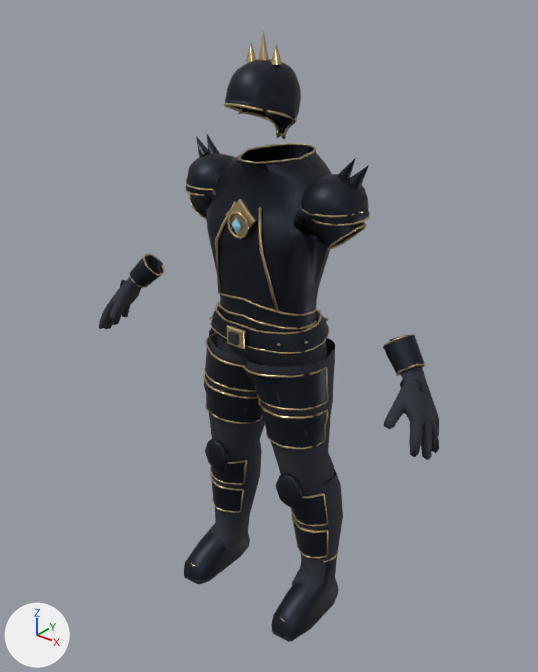
What one commit did to the glTF model assets/garments/iron-oath-regalia-v1/Wizard-low.glb.
Both versions are drawn from a 50 mm camera at (1.348, -1.723, 2.055) aimed at (-0.006, -0.03, 1.006). Every picture has the same lights, and +X, +Y and +Z are marked at lower left. The first picture is the older version.

The first picture shows 'Oath crown -1', 'Oath crown 0', 'Oath crown 1', 'Swept oath fin -1 0', 'Swept oath fin -1 1', 'Swept oath fin 1 0', 'Swept oath fin 1 1', 'iron-boots__standard__Wizard', 'iron-gauntlets__standard__Wizard', 'iron-helm__standard__Wizard', 'plate-greaves__standard__Wizard', 'plate-mail__standard__Wizard', 'plated-girdle__standard__Wizard', 'steel-pauldrons__standard__Wizard' and 2 more.
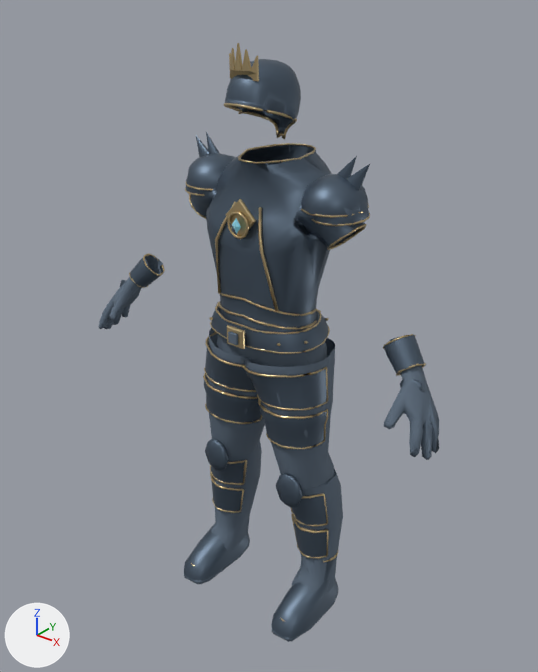
The change, as a diff of the scene's bpy script:
```diff
--- a/assets/garments/iron-oath-regalia-v1/Wizard-low.glb.py
+++ b/assets/garments/iron-oath-regalia-v1/Wizard-low.glb.py
@@ mat_standard_plate___main @@
 mat_standard_plate___main = principled_material('standard plate | main')
-mat_standard_plate___main.base_color = (0.0194, 0.0242, 0.0356)  # dark blue #262b35
+mat_standard_plate___main.base_color = (0.0999, 0.138, 0.188)  # greyish blue #596878
 mat_standard_plate___main.metallic = 0.8
@@ mat_standard_plate___main_001 @@
 mat_standard_plate___main_001 = principled_material('standard plate | main.001')
-mat_standard_plate___main_001.base_color = (0.0194, 0.0242, 0.0356)  # dark blue #262b35
+mat_standard_plate___main_001.base_color = (0.0999, 0.138, 0.188)  # greyish blue #596878
 mat_standard_plate___main_001.metallic = 0.8
@@ mat_undersuit_charcoal @@
 mat_undersuit_charcoal = principled_material('Undersuit charcoal')
-mat_undersuit_charcoal.base_color = (0.0194, 0.0242, 0.0356)  # dark blue #262b35
+mat_undersuit_charcoal.base_color = (0.0999, 0.138, 0.188)  # greyish blue #596878
 mat_undersuit_charcoal.roughness = 0.86
@@ mat_standard_plate___main_002 @@
 mat_standard_plate___main_002 = principled_material('standard plate | main.002')
-mat_standard_plate___main_002.base_color = (0.0194, 0.0242, 0.0356)  # dark blue #262b35
+mat_standard_plate___main_002.base_color = (0.0999, 0.138, 0.188)  # greyish blue #596878
 mat_standard_plate___main_002.metallic = 0.8
@@ mat_standard_plate___main_003 @@
 mat_standard_plate___main_003 = principled_material('standard plate | main.003')
-mat_standard_plate___main_003.base_color = (0.0194, 0.0242, 0.0356)  # dark blue #262b35
+mat_standard_plate___main_003.base_color = (0.0999, 0.138, 0.188)  # greyish blue #596878
 mat_standard_plate___main_003.metallic = 0.8
@@ mat_undersuit_charcoal_002 @@
 mat_undersuit_charcoal_002 = principled_material('Undersuit charcoal.002')
-mat_undersuit_charcoal_002.base_color = (0.0194, 0.0242, 0.0356)  # dark blue #262b35
+mat_undersuit_charcoal_002.base_color = (0.0999, 0.138, 0.188)  # greyish blue #596878
 mat_undersuit_charcoal_002.roughness = 0.86
@@ mat_standard_plate___main_004 @@
 mat_standard_plate___main_004 = principled_material('standard plate | main.004')
-mat_standard_plate___main_004.base_color = (0.0194, 0.0242, 0.0356)  # dark blue #262b35
+mat_standard_plate___main_004.base_color = (0.0999, 0.138, 0.188)  # greyish blue #596878
 mat_standard_plate___main_004.metallic = 0.8
@@ mat_standard_plate___main_005 @@
 mat_standard_plate___main_005 = principled_material('standard plate | main.005')
-mat_standard_plate___main_005.base_color = (0.0194, 0.0242, 0.0356)  # dark blue #262b35
+mat_standard_plate___main_005.base_color = (0.0999, 0.138, 0.188)  # greyish blue #596878
 mat_standard_plate___main_005.metallic = 0.8
@@ mat_standard_plate___main_006 @@
 mat_standard_plate___main_006 = principled_material('standard plate | main.006')
-mat_standard_plate___main_006.base_color = (0.0194, 0.0242, 0.0356)  # dark blue #262b35
+mat_standard_plate___main_006.base_color = (0.0999, 0.138, 0.188)  # greyish blue #596878
 mat_standard_plate___main_006.metallic = 0.8
@@ mat_forged_silver @@
 mat_forged_silver = principled_material('Forged silver')
-mat_forged_silver.base_color = (0.0194, 0.0242, 0.0356)  # dark blue #262b35
+mat_forged_silver.base_color = (0.0999, 0.138, 0.188)  # greyish blue #596878
 mat_forged_silver.metallic = 0.82
@@ ob_oath_crown__1 @@
-ob_oath_crown__1 = bpy.data.objects.new('Oath crown -1', me_oath_crown__1)
@@ ob_oath_crown_0 @@
-ob_oath_crown_0 = bpy.data.objects.new('Oath crown 0', me_oath_crown_0)
@@ ob_oath_crown_1 @@
-ob_oath_crown_1 = bpy.data.objects.new('Oath crown 1', me_oath_crown_1)
@@ ob_crowned_oath_crest @@
+ob_crowned_oath_crest = bpy.data.objects.new('Crowned oath crest', me_crowned_oath_crest)  # 48 vertices, 92 faces; spans x -0.0477..0.0477, y -0.1689..-0.1403, z 1.8035..1.8961; in mat_antique_gold_settings (beige #cbb588)
+ob_crowned_oath_crest.location = (0.0, 0.0, 0.0)
```

Changed parts and their boxes (x1, y1, x2, y2) in the pictures (538 x 672 px):
'plate-greaves__standard__Wizard', recoloured (dark blue to greyish blue)
    both: (203, 328, 343, 592)
'plate-mail__standard__Wizard', recoloured (dark blue to greyish blue)
    both: (189, 143, 366, 332)
'iron-gauntlets__standard__Wizard', recoloured
    both: (99, 253, 439, 460)
'iron-boots__standard__Wizard', recoloured (lighter)
    both: (184, 525, 339, 642)
'steel-pauldrons__standard__Wizard', recoloured (lighter)
    both: (185, 153, 370, 226)
'iron-helm__standard__Wizard', recoloured (dark blue to greyish blue)
    both: (224, 59, 301, 135)
'plated-girdle__standard__Wizard', recoloured (dark blue to greyish blue)
    both: (210, 301, 330, 354)
'Crowned oath crest', added (beige)
    after: (229, 43, 259, 81)
'Swept oath fin 1 1', recoloured
    both: (348, 165, 369, 188)
'Swept oath fin 1 0', recoloured
    both: (338, 158, 356, 179)
'Oath crown 0', deleted (mostly hidden)
    before: (258, 30, 269, 60)
'Swept oath fin -1 1', recoloured
    both: (196, 136, 208, 157)
'Swept oath fin -1 0', recoloured
    both: (207, 134, 219, 154)
'Oath crown 1', deleted
    before: (271, 44, 282, 65)
'Oath crown -1', deleted
    before: (246, 43, 256, 62)
